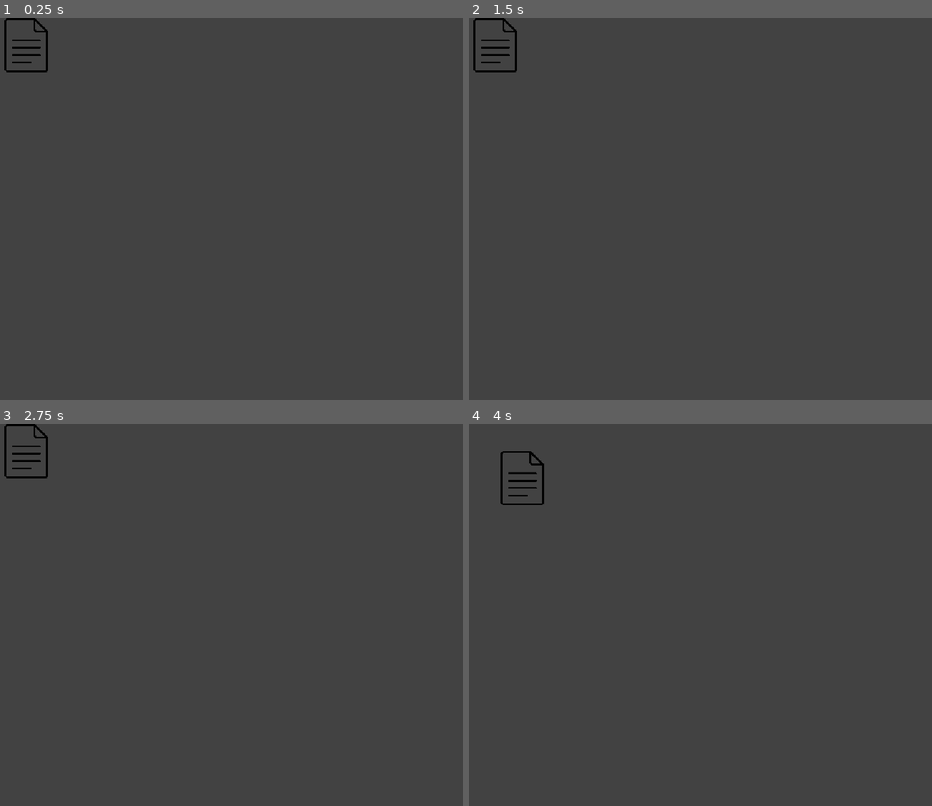
Above: before the commit, frames 1-4 (two rows, left to right).
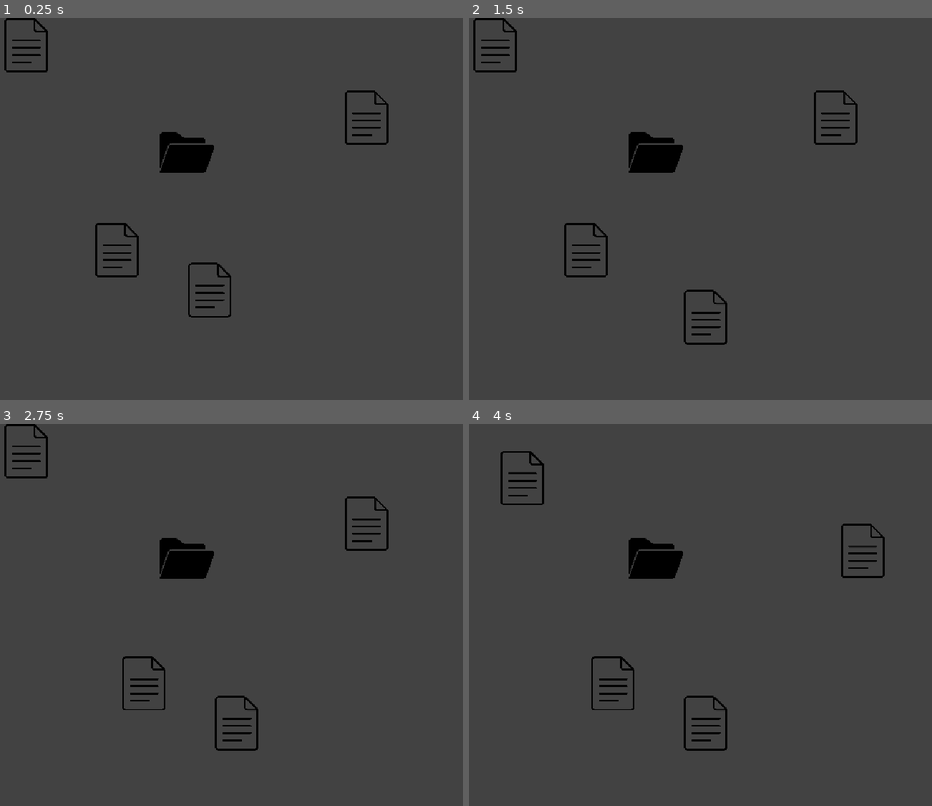
Above: after the commit, the same moments.

Repository: SengulC/pdoom
Game: Godot game, scene res://scenes/level.tscn
The game is run twice, just before and just after one commit, with the same random seed, the same clock (stepped at 60 frames per second) and the same inputs.
Inputs (mouse positions are in pixels of both pictures, inside the frame that each line leads up to):
- Up to frame 1 (0.25 s): no input
- Up to frame 2 (1.5 s): click (496, 44) at 0.5 s; click (677, 289) at 1.27 s
- Up to frame 3 (2.75 s): click (115, 657) at 2.02 s
- Up to frame 4 (4 s): click (834, 523) at 2.77 s; click (496, 450) at 3.5 s

The runs differ from the first frame. In frame 1, 2.0% of the frame differs, in the area x 20-84%, y 18-79%; in frame 2, 2.0%, in the area x 20-84%, y 18-86%; in frame 3, 2.0%; in frame 4, 2.0%.

Commit message:
File drag & drop and save to folder

Diff:
--- a/pdoom-game/project.godot
+++ b/pdoom-game/project.godot
@@ -14,6 +14,10 @@
 run/main_scene="uid://dsgejvhabk7xe"
 config/features=PackedStringArray("4.7", "GL Compatibility")
 config/icon="res://icon.svg"
+
+[autoload]
+
+Globalz="*uid://pjoc06lvwr0g"
 
 [display]
 
--- /dev/null
+++ b/pdoom-game/scenes/file.tscn
@@ -0,0 +1,22 @@
+[gd_scene format=3 uid="uid://buph0h50ickkm"]
+
+[ext_resource type="Texture2D" uid="uid://xllk48fsm4sh" path="res://assets/images/file.png" id="1_g4uxh"]
+[ext_resource type="Script" uid="uid://y7hyxaensj5j" path="res://scripts/file.gd" id="2_wr4vy"]
+
+[sub_resource type="RectangleShape2D" id="RectangleShape2D_w2pfo"]
+size = Vector2(420, 530.0001)
+
+[node name="File" type="TextureButton" unique_id=963720069]
+offset_right = 512.0
+offset_bottom = 512.0
+scale = Vector2(0.2, 0.2)
+pivot_offset_ratio = Vector2(0.5, 0)
+texture_normal = ExtResource("1_g4uxh")
+script = ExtResource("2_wr4vy")
+
+[node name="FileArea2D" type="Area2D" parent="." unique_id=1074028692]
+
+[node name="CollisionShape2D" type="CollisionShape2D" parent="FileArea2D" unique_id=457214113]
+position = Vector2(255.99982, 254.99995)
+scale = Vector2(0.99999964, 0.99999964)
+shape = SubResource("RectangleShape2D_w2pfo")
--- a/pdoom-game/scenes/level.tscn
+++ b/pdoom-game/scenes/level.tscn
@@ -1,8 +1,12 @@
 [gd_scene format=3 uid="uid://dsgejvhabk7xe"]
 
-[ext_resource type="Texture2D" uid="uid://xllk48fsm4sh" path="res://assets/images/file.png" id="1_2q6dc"]
 [ext_resource type="Script" uid="uid://deipbm2auqvy0" path="res://scripts/level_mgr.gd" id="1_w7c3h"]
-[ext_resource type="Script" uid="uid://y7hyxaensj5j" path="res://scripts/file.gd" id="3_w8frs"]
+[ext_resource type="PackedScene" uid="uid://buph0h50ickkm" path="res://scenes/file.tscn" id="2_w7c3h"]
+[ext_resource type="Texture2D" uid="uid://55pahtw0s5c8" path="res://assets/images/open-folder.png" id="2_w8frs"]
+[ext_resource type="Script" uid="uid://ck4d565uyrfwx" path="res://scripts/folder.gd" id="3_mx8sn"]
+
+[sub_resource type="RectangleShape2D" id="RectangleShape2D_w2pfo"]
+size = Vector2(526, 505.00006)
 
 [node name="Level" type="Node2D" unique_id=1858162756]
 script = ExtResource("1_w7c3h")
@@ -40,11 +44,47 @@
 grow_horizontal = 2
 grow_vertical = 2
 
-[node name="File" type="TextureButton" parent="DesktopUIControl/FileContainer" unique_id=739306482]
+[node name="Folder" type="TextureRect" parent="DesktopUIControl/FileContainer" unique_id=1177806281]
 layout_mode = 0
-offset_right = 512.0
-offset_bottom = 512.0
+offset_left = 302.99997
+offset_top = 201.99998
+offset_right = 815.0
+offset_bottom = 714.0
 scale = Vector2(0.2, 0.2)
 pivot_offset_ratio = Vector2(0.5, 0)
-texture_normal = ExtResource("1_2q6dc")
-script = ExtResource("3_w8frs")
+texture = ExtResource("2_w8frs")
+script = ExtResource("3_mx8sn")
+
+[node name="Area2D" type="Area2D" parent="DesktopUIControl/FileContainer/Folder" unique_id=1907994150]
+
+[node name="CollisionShape2D" type="CollisionShape2D" parent="DesktopUIControl/FileContainer/Folder/Area2D" unique_id=581461395]
+position = Vector2(252.99976, 242.50006)
+scale = Vector2(0.99999994, 0.99999994)
+shape = SubResource("RectangleShape2D_w2pfo")
+
+[node name="File" parent="DesktopUIControl/FileContainer" unique_id=963720069 instance=ExtResource("2_w7c3h")]
+layout_mode = 0
+
+[node name="File2" parent="DesktopUIControl/FileContainer" unique_id=734391997 instance=ExtResource("2_w7c3h")]
+layout_mode = 0
+offset_left = 346.0
+offset_top = 462.0
+offset_right = 858.0
+offset_bottom = 974.0
+
+[node name="File3" parent="DesktopUIControl/FileContainer" unique_id=1051618416 instance=ExtResource("2_w7c3h")]
+layout_mode = 0
+offset_left = 171.0
+offset_top = 386.0
+offset_right = 683.0
+offset_bottom = 898.0
+
+[node name="File4" parent="DesktopUIControl/FileContainer" unique_id=2031189015 instance=ExtResource("2_w7c3h")]
+layout_mode = 0
+offset_left = 642.0
+offset_top = 137.0
+offset_right = 1154.0
+offset_bottom = 649.0
+
+[connection signal="area_entered" from="DesktopUIControl/FileContainer/Folder/Area2D" to="DesktopUIControl/FileContainer/Folder" method="_on_folder_area_entered"]
+[connection signal="area_exited" from="DesktopUIControl/FileContainer/Folder/Area2D" to="DesktopUIControl/FileContainer/Folder" method="_on_folder_area_exited"]
--- a/pdoom-game/scripts/file.gd
+++ b/pdoom-game/scripts/file.gd
@@ -1,8 +1,9 @@
-extends TextureButton
+class_name File extends TextureButton
 
 var mouseInArea := false
-enum fileStates {IDLE, DRAGGING, DROPPED}
-var currState := fileStates.IDLE
+@export var currState := Globalz.fileStates.IDLE
+@export var fileOverFolder := false
+@export var inFolder := false
 
 # Called when the node enters the scene tree for the first time.
 func _ready() -> void:
@@ -11,39 +12,38 @@
 
 # Called every frame. 'delta' is the elapsed time since the previous frame.
 func _process(_delta: float) -> void:
-	if currState == fileStates.DRAGGING:
+	if currState == Globalz.fileStates.DRAGGING:
 		_drag()
-	if currState == fileStates.DROPPED:
+	if currState == Globalz.fileStates.DROPPED:
+		print("dropped")
 		_drop()
-	#print(Input.get_last_mouse_velocity())
 
 func _drag():
-	print("dragging")
+	#print("dragging")
 	if Input.get_last_mouse_velocity().abs() > Vector2.ZERO:
 		var currentMousePos = get_global_mouse_position()
 		var offsetVector = Vector2((size.x*scale.x)/pivot_offset_ratio.x, 0)
-		#var offsetVector = Vector2(-250,0)
 		var finalFilePos = currentMousePos - offsetVector
 		position = finalFilePos
-		print(position, currentMousePos)
 
 func _drop():
-	print("dropping")
-	#position = get_global_mouse_position()
-	currState = fileStates.IDLE
+	inFolder = true
+	Globalz.add_file(self)
+	currState = Globalz.fileStates.IDLE
+	queue_free()
 
 func _input(event):
 	# if user's mouse is in area of file, has clicked, and the mouse is in motion
 	if event.is_action_pressed("lmb_click") and mouseInArea:
-		currState = fileStates.DRAGGING
-	if event.is_action_released("lmb_click"):
-		currState = fileStates.DROPPED
+		currState = Globalz.fileStates.DRAGGING
+	if event.is_action_released("lmb_click") and fileOverFolder:
+		currState = Globalz.fileStates.DROPPED
+	elif event.is_action_released("lmb_click"):
+		currState = Globalz.fileStates.IDLE
 	pass
 
 func _on_file_mouse_entered() -> void:
 	mouseInArea = true
-	#print(mouseInArea)
 
 func _on_file_mouse_exited() -> void:
 	mouseInArea = false
-	#print(mouseInArea)
--- /dev/null
+++ b/pdoom-game/scripts/folder.gd
@@ -0,0 +1,12 @@
+extends TextureRect
+@onready var area_2d: Area2D = $Area2D
+
+func _on_folder_area_entered(area: Area2D) -> void:
+	#if area.get_parent().currState == Globalz.fileStates.DRAGGING:
+	print("file hovering over folder %s" %area.get_parent().name)
+	var file : File = area.get_parent()
+	file.fileOverFolder = true
+
+func _on_folder_area_exited(area: Area2D) -> void:
+	var file : File = area.get_parent()
+	file.fileOverFolder = false
--- /dev/null
+++ b/pdoom-game/scripts/globalz.gd
@@ -0,0 +1,8 @@
+extends Node
+
+enum fileStates {IDLE, DRAGGING, DROPPED}
+var filesInFolder := []
+
+func add_file(file: File):
+	filesInFolder.append(file.duplicate())
+	print("added file to folder", filesInFolder)
Not shown, added: pdoom-game/scripts/folder.gd.uid
Not shown, added: pdoom-game/scripts/globalz.gd.uid
